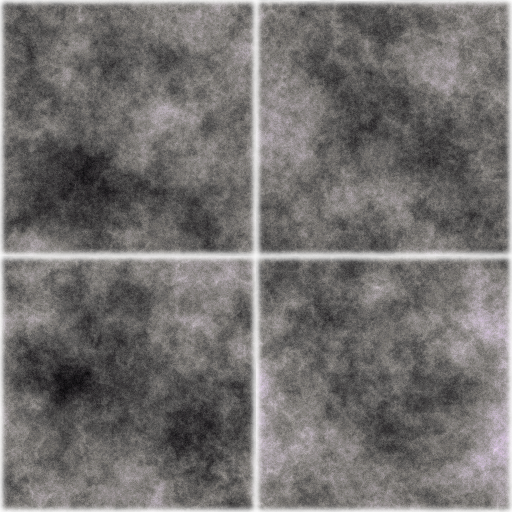
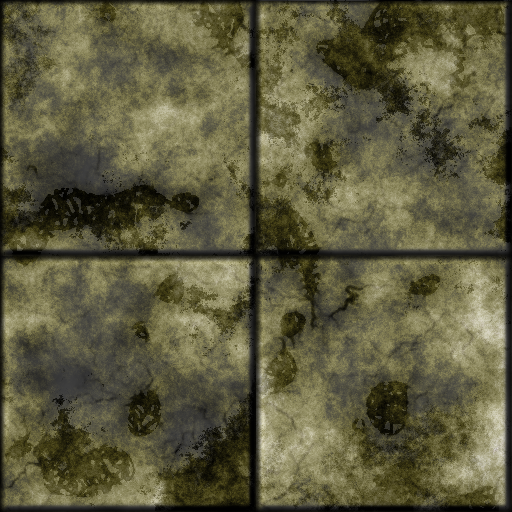
Comparing the layer stacks of the two 512px x 512px images. Changes:
painted on "New Layer#3" over [0, 0, 512, 512]
"New Layer#2": opacity 83% → 100%, blend normal → multiply over [0, 0, 512, 512]
"New Layer#1": opacity 80% → 75%, painted on it over [0, 0, 512, 512]
"New Layer": opacity 33% → 100%, blend normal → multiply, painted on it over [0, 0, 512, 512]
"Lava Layer": opacity 100% → 61%, blend normal → divide over [0, 0, 512, 512]
added layer "New Layer#4" (luminosity) above "Background" over [0, 0, 512, 512]
painted on "Background" over [0, 0, 512, 512]
